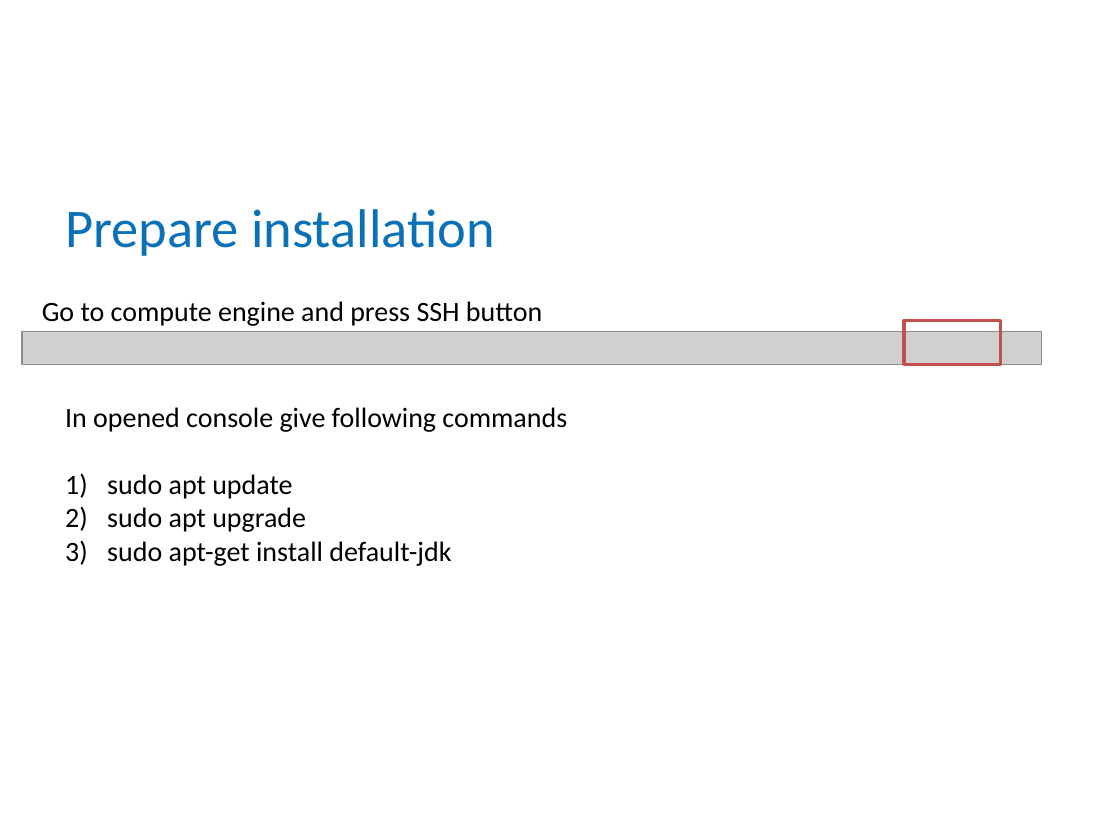
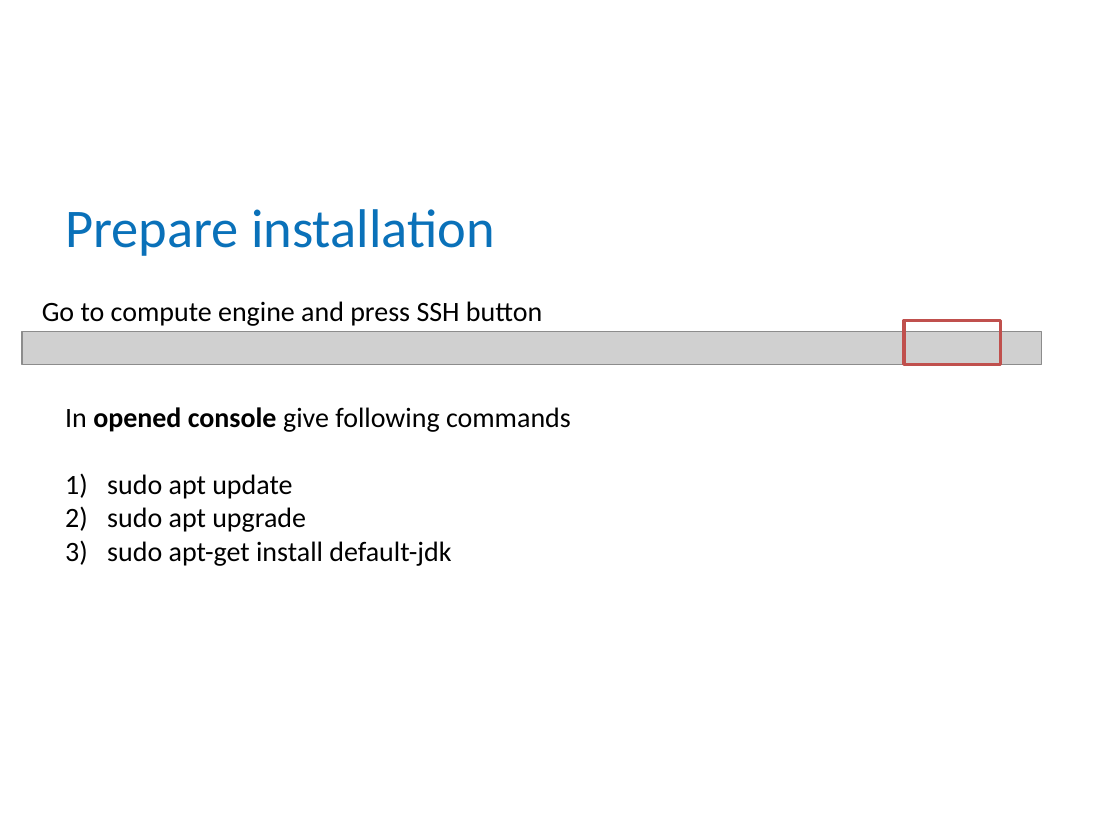
Before and after one commit to mitka0260/BCSlessons, a slide deck: slide 12 of src/main/java/ee/bcs/java/lectures/Loeng47 - Google-Cloud-Deploy.pptx (slide 5 before the commit). Drawn at 1120x840 pixels with LibreOffice and Linux fonts; fonts in the diff are those of the drawing; grey boxes stand for pictures; background and template pictures are left out. Boxes give left, top, right and bottom in pixels: in the first picture for what was removed or moved away, otherwise in the second. Text is boxed around its words. In the diff, an @@ line names an element or a change of style, - is before the commit and + after.

```diff
--- a/src/main/java/ee/bcs/java/lectures/Loeng47 - Google-Cloud-Deploy.pptx
+++ b/src/main/java/ee/bcs/java/lectures/Loeng47 - Google-Cloud-Deploy.pptx
@@ text at (65, 407, 571, 432): bold on in "opened console" @@
```
Also in this commit, not shown: 4 other slides changed, 7 slides added, 1 other file.
